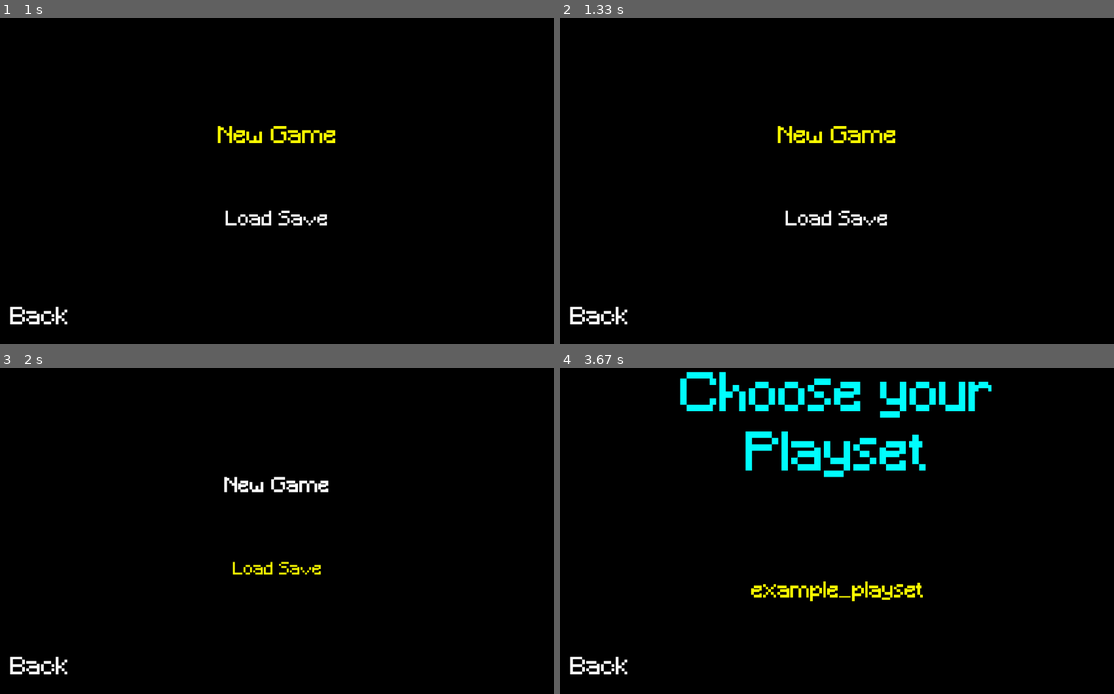
Above: before the commit, frames 1-4 (two rows, left to right).
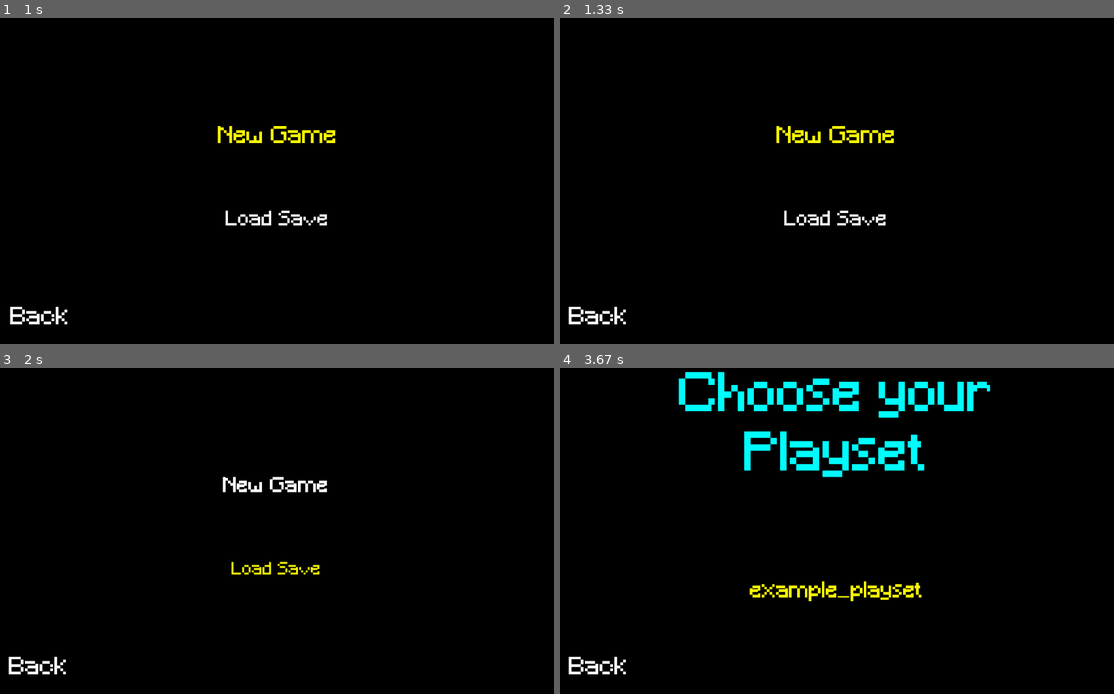
Above: after the commit, the same moments.

Repository: Paul-Walcher/Village_Brawl_Pygame
Game: pygame game, started from src/main.py
Two runs of this game, one before a commit and one after it. Both use one fixed random seed, a clock stepped at 60 frames per second and the inputs below.
Inputs (mouse positions are in pixels of both pictures, inside the frame that each line leads up to):
- Up to frame 1 (1 s): press the mouse at (138, 184) at 0.37 s; move the mouse to (238, 216) at 0.47 s; release the mouse at (337, 252) at 0.6 s; press the mouse at (138, 184) at 0.7 s; move the mouse to (249, 122) at 0.8 s; release the mouse at (365, 63) at 0.93 s
- Up to frame 2 (1.33 s): tap K at 1 s
- Up to frame 3 (2 s): hold Right 1.33-1.8 s; click (288, 416) at 1.42 s; click (288, 563) at 1.88 s
- Up to frame 4 (3.67 s): hold Up 2.17-2.47 s; tap Enter at 3 s; hold Left from 3.33 s (still down)

Frame 1 is identical in both runs. In frame 2, 0.8% of the frame differs, in the area x 1-61%, y 33-94%; in frame 3, 0.8%; in frame 4, 2.4%, in the area x 1-78%, y 1-94%.

Commit message:
created working camera

Diff:
--- a/src/Frames/intro_menu_frame.py
+++ b/src/Frames/intro_menu_frame.py
@@ -9,6 +9,7 @@
 from clock import Clock
 from calculations import point_collides, rect_collides
 import time
+import camera
 
 from context_data import ContextData
 
@@ -309,13 +310,15 @@
         #getting the selected button
         selected_button: Button = None
 
+        mpos: tuple[int, int] = camera.global_camera.get_mouse_position()
+
         if self.state == IntroMenuFrame.BACK_OPTION_FOCUSED:
             selected_button = self.back_button
         elif self.state == IntroMenuFrame.MAIN_OPTIONS_FOCUSED:
             selected_button = self.option_buttons[self.text_options_index]
 
         #checking for collisions
-        if point_collides(event.pos, self.back_button.frame_dim):
+        if point_collides(mpos, self.back_button.frame_dim):
             if self.state != IntroMenuFrame.BACK_OPTION_FOCUSED:
                 #deselecting the selected button
                 if selected_button is not None:
@@ -330,7 +333,7 @@
 
             button: Button = self.option_buttons[i]
 
-            if point_collides(event.pos, button.frame_dim):
+            if point_collides(mpos, button.frame_dim):
                 if selected_button is not button: #only when the button is not selected.
                     if selected_button is not None:
                         selected_button.unselect()
@@ -348,9 +351,12 @@
         """
         Getting the button to press
         """
+
+        mpos: tuple[int, int] = camera.global_camera.get_mouse_position()
+
         if event.button == Mouse.LEFT_BUTTON:
             if self.state == IntroMenuFrame.BACK_OPTION_FOCUSED:
-                if point_collides(event.pos, self.back_button.frame_dim):
+                if point_collides(mpos, self.back_button.frame_dim):
                     #back was pressed
                     self.back_button.press()
 
@@ -359,7 +365,7 @@
 
                     button: Button = self.option_buttons[i]
 
-                    if point_collides(event.pos, button.frame_dim):
+                    if point_collides(mpos, button.frame_dim):
                         #pressing the button
                         self.text_options_index = i
                         button.press()
--- /dev/null
+++ b/src/camera.py
@@ -0,0 +1,352 @@
+"""
+This provides a camera class,
+with functions to zoom or move the
+shown frame.
+"""
+from __future__ import annotations
+from typing import Type, Any, Callable, override
+
+import pygame
+
+from constants import (
+                        fequal,
+                        EPSILON,
+                        point_t
+                        )
+
+
+class Camera:
+    """
+    This class provides functionality to move around
+    the viewport, zoom in and out,
+    and get the altered mouse coordinates.
+    """
+
+    ABSOLUTE_MAX_ZOOM_IN_VALUE: float = 5.0
+    ABSOLUTE_MAX_ZOOM_OUT_VALUE: float = 0.05
+
+    STANDARD_MAX_ZOOM_IN_VALUE: float = 3.0
+    STANDARD_MAX_ZOOM_OUT_VALUE: float = 0.2
+
+    def __init__(
+                    self,
+                    frame_dim: pygame.Rect,
+                    max_zoom_in_value: float = 3.0,
+                    max_zoom_out_value: float = 0.2
+                ):
+
+        #general intialization
+        self.frame_dim: pygame.Rect = frame_dim.copy()
+        """
+        The original frame dimension that this camera manages.
+        """
+        self._x_offset: float = 0.0
+        """
+        The x offset for the camera.
+        The given surface will be rendered at
+        self.frame_dim.x + self._x_offset
+        """
+        self._y_offset: float = 0.0
+        """
+        The y offset for the camera.
+        The given surface will be rendered at
+        self.frame_dim.y + self._y_offset
+        """
+
+        #===================================
+        # ZOOM
+        #===================================
+
+        self._current_zoom: float = 1.0
+        """
+        The current zoom value.
+
+        The zoom value is the scale by which the final surface will scaled.
+        """
+        self._max_zoom_in_value: float = max_zoom_in_value
+        """
+        The maximum amount that can be zoomed in.
+        """
+        self._max_zoom_out_value: float = max_zoom_out_value
+        """
+        The maximum amount that can be zoomed out.
+        """
+
+        #adjusting the zoom values if they are invalid
+        self._check_max_zoom_values()
+
+    def _check_max_zoom_values(self) -> bool:
+        """
+        Returns True if everything is alright,
+        False if any value was invalid and had to be changed.
+        """
+
+        valid: bool = True
+
+        if  self._max_zoom_in_value > Camera.ABSOLUTE_MAX_ZOOM_IN_VALUE - EPSILON\
+            or self._max_zoom_in_value < 1.0 + EPSILON:
+            #invalid
+            self._max_zoom_in_value = Camera.STANDARD_MAX_ZOOM_IN_VALUE - 2 * EPSILON
+            valid = False
+
+        if  self._max_zoom_out_value < Camera.ABSOLUTE_MAX_ZOOM_OUT_VALUE + EPSILON\
+            or self._max_zoom_out_value > 1.0 - EPSILON:
+            #invalid
+            self._max_zoom_out_value = Camera.STANDARD_MAX_ZOOM_OUT_VALUE + 2 * EPSILON
+            valid = False
+
+        return valid
+
+    def _check_current_zoom_value(self) -> bool:
+        """
+        Returns True if everything is alright,
+        False if any value was invalid and had to be changed.
+        """
+
+        valid: bool = True
+
+        if self._current_zoom > (self._max_zoom_in_value - EPSILON):
+
+            self._current_zoom = (self._max_zoom_in_value - 2 * EPSILON) #not setting directly to max
+            valid = False
+
+        if self._current_zoom < (self._max_zoom_out_value + EPSILON):
+
+            self._current_zoom = (self._max_zoom_out_value + 2 * EPSILON) #not setting directly to max
+            valid = False
+
+        return valid
+
+
+    #===================================
+    # GETTER FUNCTIONS
+    #===================================
+
+    def get_camera_offsets(self) -> tuple[float, float]:
+        """
+        Returns the camera offsets
+        as (x_offset, y_offset).
+        """
+        return (self._x_offset, self.y_offset)
+
+    def get_camera_zoom(self) -> float:
+        """
+        Returns the current zoom value of the camera.
+        """
+        return self._current_zoom
+
+    def get_camera_max_zoom_in_value(self) -> float:
+        """
+        Gets the maximum amount that can be zoomed in.
+        """
+        return self._max_zoom_in_value
+
+    #===================================
+    # GENERAL FUNCTIONS
+    #===================================
+
+    def reset(self) -> None:
+        """
+        Resets the camera.
+        """
+        self._x_offset = 0.0
+        self._y_offset = 0.0
+
+        self._current_zoom = 0.0
+
+    def set_position(self, x_offset: float = None, y_offset: float = None) -> None:
+        """
+        Sets the camera offsets directly to the values.
+        If any value is None, this value will stay the same.
+        """
+
+        if x_offset is not None:
+            self._x_offset = x_offset
+
+        if y_offset is not None:
+            self._y_offset = y_offset
+
+    def move_camera(self, x_offset: float = None, y_offset: float = None) -> None:
+        """
+        Moves the camera by the given offsets.
+        """
+
+        if x_offset is not None:
+            self._x_offset += x_offset
+        if y_offset is not None:
+            self._y_offset += y_offset
+
+    def set_zoom(self, zoom_value: float) -> bool:
+        """
+        Returns if the zoom in operation was successful or not,
+        meaning the zoom value was inside the bounds.
+        """
+
+        self._current_zoom = zoom_value
+        success: bool = self._check_current_zoom_value()
+
+        return success
+
+    def zoom_in(self, value: float) -> bool:
+        """
+        Zooms in by the absolute value given.
+        Returns true on success, False on failure.
+        """
+
+        value = abs(value)
+        self._current_zoom -= value
+
+        success: bool = self._check_current_zoom_value()
+
+        return success
+
+    def zoom_out(self, value: float) -> bool:
+        """
+        Zooms out by the absolute value given.
+        Returns true on success, False on failure.
+        """
+
+        value = abs(value)
+        self._current_zoom += value
+
+        success: bool = self._check_current_zoom_value()
+
+        return success
+
+    def zoom_by(self, value: float) -> bool:
+        """
+        Zooms in/out by the value given.
+        """
+
+        self._current_zoom += value
+
+        success: bool = self._check_current_zoom_value()
+
+        return success
+
+    def set_max_zoom_in(self, value: float) -> bool:
+        """
+        Sets the maximum zoom in value to the given value.
+        Returns True on success and False on failure.
+        """
+
+        self._max_zoom_in_value = value
+
+        success: bool = self._check_max_zoom_values()
+
+        return success
+
+    def set_max_zoom_out(self, value: float) -> bool:
+        """
+        Sets the maximum zoom out value to the given value.
+        Returns True on success and False on failure.
+        """
+
+        self._max_zoom_out_value = value
+
+        success: bool = self._check_max_zoom_values()
+
+        return success
+
+    def render_surface(
+                        self,
+                        screen: pygame.Surface,
+                        surface: pygame.Surface
+                        ) -> None:
+        """
+        Applies all changes, and renders the surface onto the screen.
+        """
+
+        #checking sizes
+        own_size: tuple[int, int] = (self.frame_dim.width, self.frame_dim.height)
+
+        if own_size != surface.get_size():
+            """
+            The surface must be the same size as this cameras managed area.
+            """
+            raise RuntimeError(
+                                f"Size difference: "\
+                                f"Managed Camera area: {str(own_size)}"\
+                                f"Surface size: {str(surface.get_size())}"
+                                )
+
+        x: int = None
+        y: int = None
+        #x and y starting positions
+        x, y = self.frame_dim.x, self.frame_dim.y
+
+        #applying offsets
+        x += int(self._x_offset)
+        y += int(self._y_offset)
+
+        #scaling the given surface
+        if not fequal(self._current_zoom, 1.0):
+            #getting sizes
+            swidth: int = surface.get_width()
+            sheight: int = surface.get_height()
+
+            new_width: int = int(swidth * self._current_zoom)
+            new_height: int = int(sheight * self._current_zoom)
+
+            extra_width: int = (new_width - swidth)
+            extra_height: int = (new_height - sheight)
+
+            x -= extra_width // 2
+            y -= extra_height // 2
+
+            surface = pygame.transform.smoothscale(surface=surface, size=(new_width, new_height))
+
+        screen.blit(surface, (x, y))
+
+    def get_mouse_position(self) -> tuple[int, int]:
+        """
+        Gets the actual mouse position, using the zoom
+        and offset.
+        """
+
+        x, y = pygame.mouse.get_pos()
+
+        #positioning x and y relative to the own x and y
+        x -= self.frame_dim.x
+        y -= self.frame_dim.y
+
+        #now applying the offsets
+        x -= int(self._x_offset)
+        y -= int(self._y_offset)
+
+        #applying the zoom
+        swidth: int = self.frame_dim.width
+        sheight: int = self.frame_dim.height
+
+        new_width: int = int(swidth * self._current_zoom)
+        new_height: int = int(sheight * self._current_zoom)
+
+        extra_width: int = (new_width - swidth)
+        extra_height: int = (new_height - sheight)
+
+        x += extra_width // 2
+        y += extra_height // 2
+
+        x //= self._current_zoom
+        y //= self._current_zoom
+
+        return (x, y)
+
+#creating a usable camera
+global_camera: Camera = None
+
+def create_global_camera(
+                            frame_dim: pygame.Rect,
+                            max_zoom_in_value: float,
+                            max_zoom_out_value: float
+                            ) -> None:
+    """
+    Creates the global camera with the arguments give.
+    """
+    global global_camera
+
+    global_camera = Camera(
+                            frame_dim=frame_dim,
+                            max_zoom_in_value=max_zoom_in_value,
+                            max_zoom_out_value=max_zoom_out_value
+                            )
--- a/src/gamehandler.py
+++ b/src/gamehandler.py
@@ -6,6 +6,8 @@
 
 import pygame
 from Frames.frame import Frame
+
+import camera
 
 class Gamehandler:
     """
@@ -17,6 +19,10 @@
         self.screen: pygame.Surface = pygame.display.set_mode((0, 0), pygame.FULLSCREEN)
         """
         The screen everything will be rendered onto. Is set to fullscreen.
+        """
+        self.render_surface: pygame.Surface = pygame.Surface(self.screen.get_size(), pygame.SRCALPHA)
+        """
+        The surface used before the final rendering step.
         """
         self.width, self.height = self.screen.get_size()
         """
@@ -31,6 +37,13 @@
         References the current frame. Each frame returns its next frame (or itself)
         via Frame.tick()
         """
+
+        #creating the global camera
+        camera.create_global_camera(
+                                frame_dim=pygame.Rect(0, 0, self.width, self.height),
+                                max_zoom_in_value=camera.Camera.STANDARD_MAX_ZOOM_IN_VALUE,
+                                max_zoom_out_value=camera.Camera.STANDARD_MAX_ZOOM_OUT_VALUE
+                            )
 
     def run(self, starting_frame: Frame) -> None:
         """
@@ -55,7 +68,27 @@
 
             #self.current_frame.clear_pygame_events()
 
+            #keys
+            keys = pygame.key.get_pressed()
+
+            if keys[pygame.K_k]:
+                camera.global_camera.move_camera(x_offset=-1.0, y_offset=None)
+
+            if keys[pygame.K_l]:
+                camera.global_camera.move_camera(x_offset=1.0, y_offset=None)
+
+            if keys[pygame.K_o]:
+                camera.global_camera.zoom_in(value=0.05)
+
+            if keys[pygame.K_p]:
+                camera.global_camera.zoom_out(value=0.05)
 
             self.screen.fill((0, 0, 0))
-            self.current_frame.render(self.screen)
+            self.render_surface.fill((0, 0, 0))
+            self.current_frame.render(self.render_surface)
+            camera.global_camera.render_surface(
+                                            screen=self.screen,
+                                            surface=self.render_surface
+                                        )
+
             pygame.display.flip()
